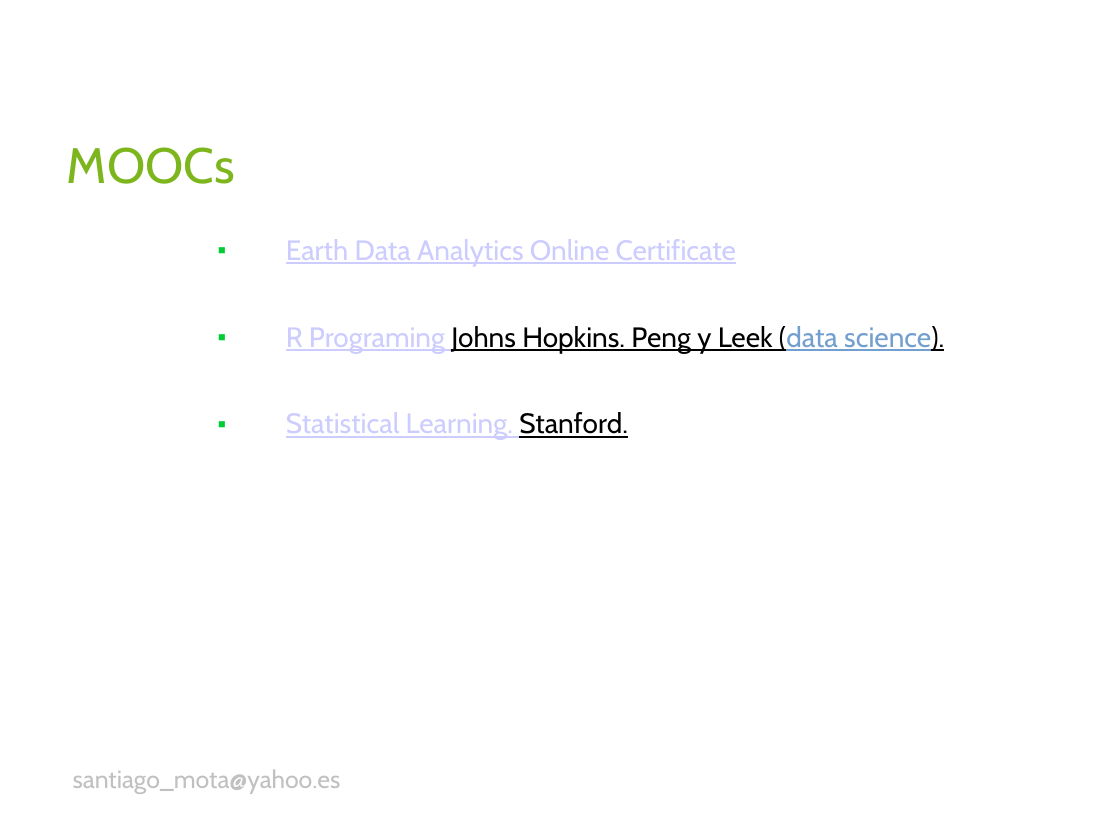
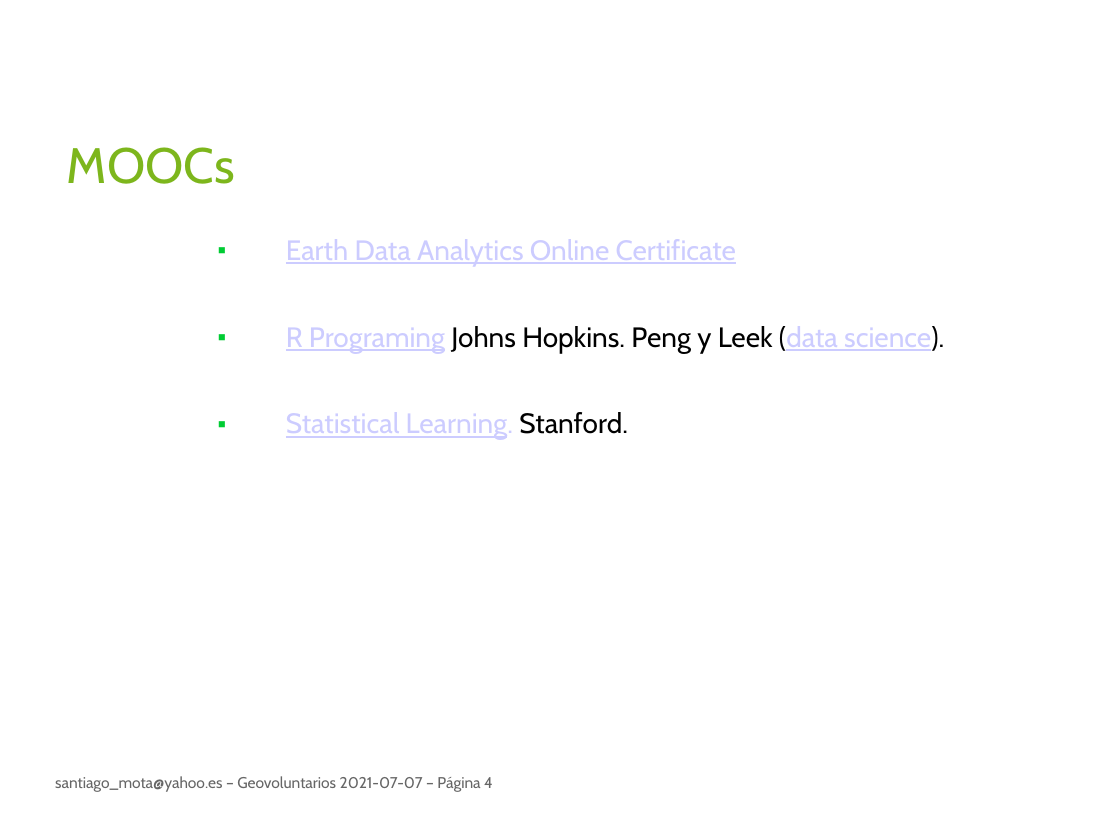
Before and after one commit to santiagomota/Geovoluntarios, a slide deck: slide 4 of Geovoluntarios_2021-07-07.ppt. Drawn at 1120x840 pixels with LibreOffice and Linux fonts; fonts in the diff are those of the drawing. Boxes give left, top, right and bottom in pixels: in the first picture for what was removed or moved away, otherwise in the second. Text is boxed around its words. In the diff, an @@ line names an element or a change of style, - is before the commit and + after.

```diff
--- a/Geovoluntarios_2021-07-07.ppt
+++ b/Geovoluntarios_2021-07-07.ppt
@@ text "Earth Data Analytics Online Certificate" at (286,239,944,440): text colour #729FCF to #CCCCFF in "(data science)."; underline off in "Johns Hopkins. Peng y Leek (data science).", "Learning. Stanford." @@
@@ text at (55,776,493,792): text changed; size 16 to 10 pt; text colour #C0C0C0 to #666666 @@
-santiago_mota@yahoo.es
+santiago_mota@yahoo.es – Geovoluntarios 2021-07-07 – Página 4
```
Also in this commit, not shown: 4 other slides changed, 2 other files.
